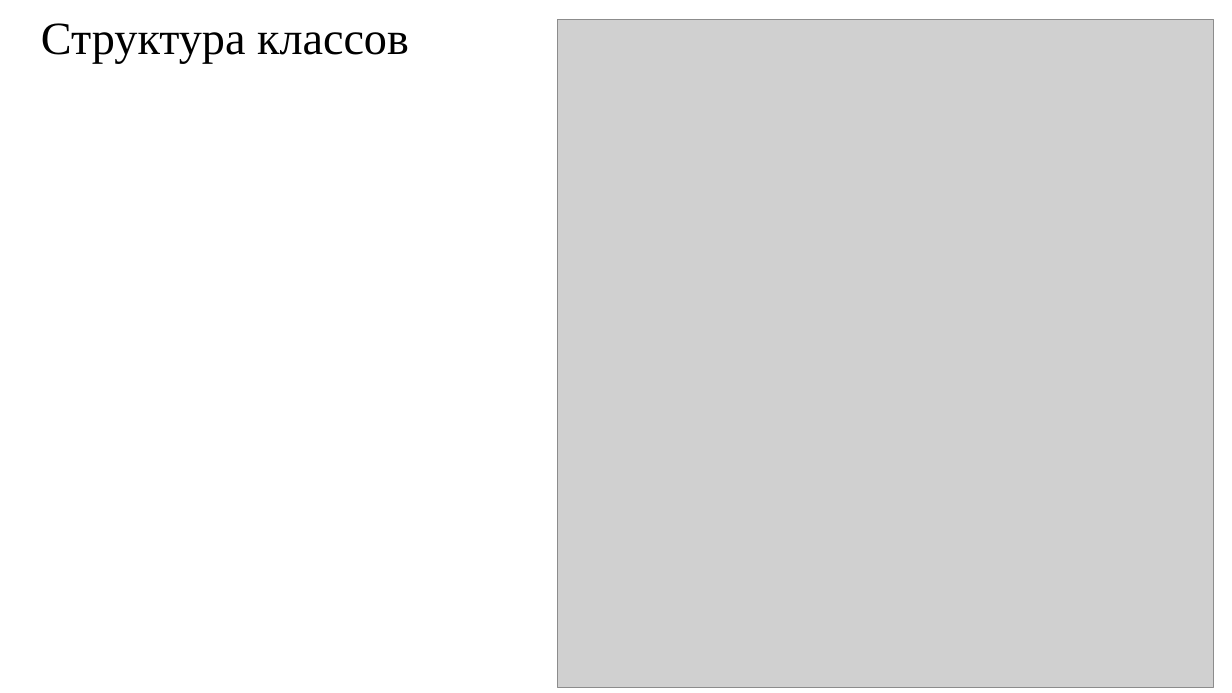
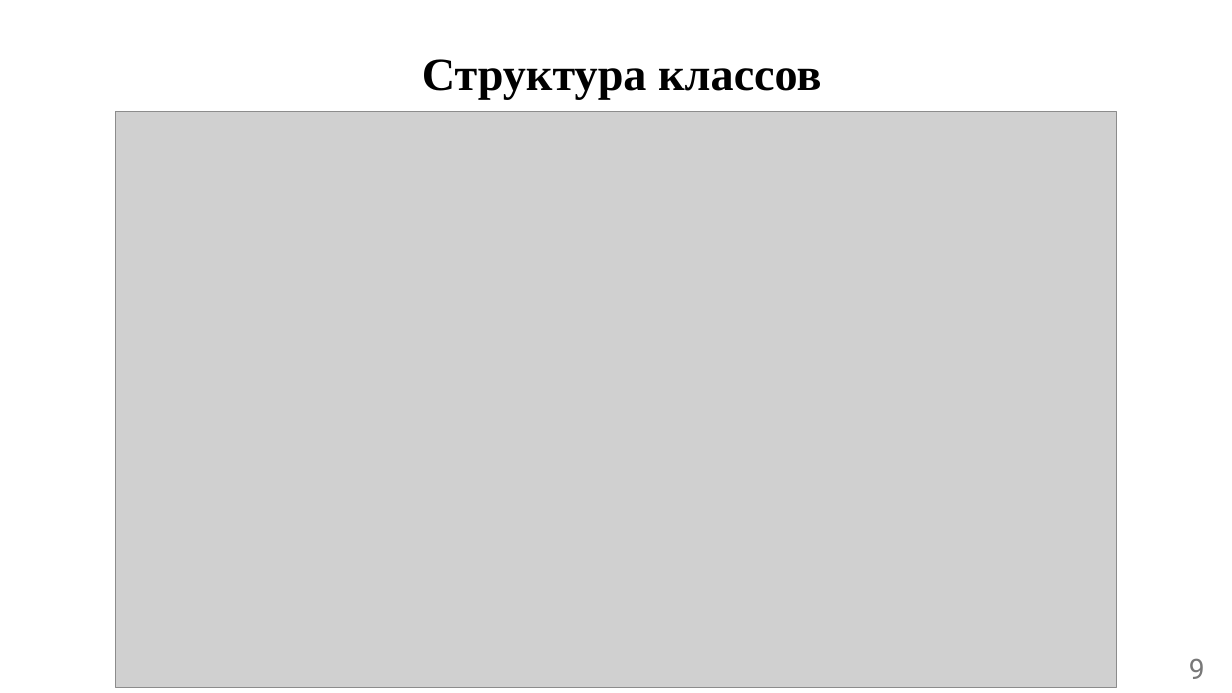
Before and after one commit to Lesa-yps/KYRSACH_CG_5_sem_BMSTU, a slide deck: slide 9 of presentation/ИУ7-55Б-Талышева-Олеся-презентация-КГ.pptx. Drawn at 1232x693 pixels with LibreOffice and Linux fonts; fonts in the diff are those of the drawing; grey boxes stand for pictures. Boxes give left, top, right and bottom in pixels: in the first picture for what was removed or moved away, otherwise in the second. Text is boxed around its words. In the diff, an @@ line names an element or a change of style, - is before the commit and + after.

```diff
--- a/presentation/ИУ7-55Б-Талышева-Олеся-презентация-КГ.pptx
+++ b/presentation/ИУ7-55Б-Талышева-Олеся-презентация-КГ.pptx
@@ title "Структура классов": place and size @@
-title "Структура классов" at bbox=[41, 23, 409, 63]
+title "Структура классов" at bbox=[422, 59, 821, 100]
@@ title "Структура классов" at bbox=[422, 59, 821, 100]: bold on @@
@@ picture removed at bbox=[557, 19, 1214, 687] @@
@@ picture added at bbox=[116, 112, 1117, 687] @@
```
Also in this commit, not shown: 11 other slides changed, 1 slide added, 4 slides removed, 32 other files.
